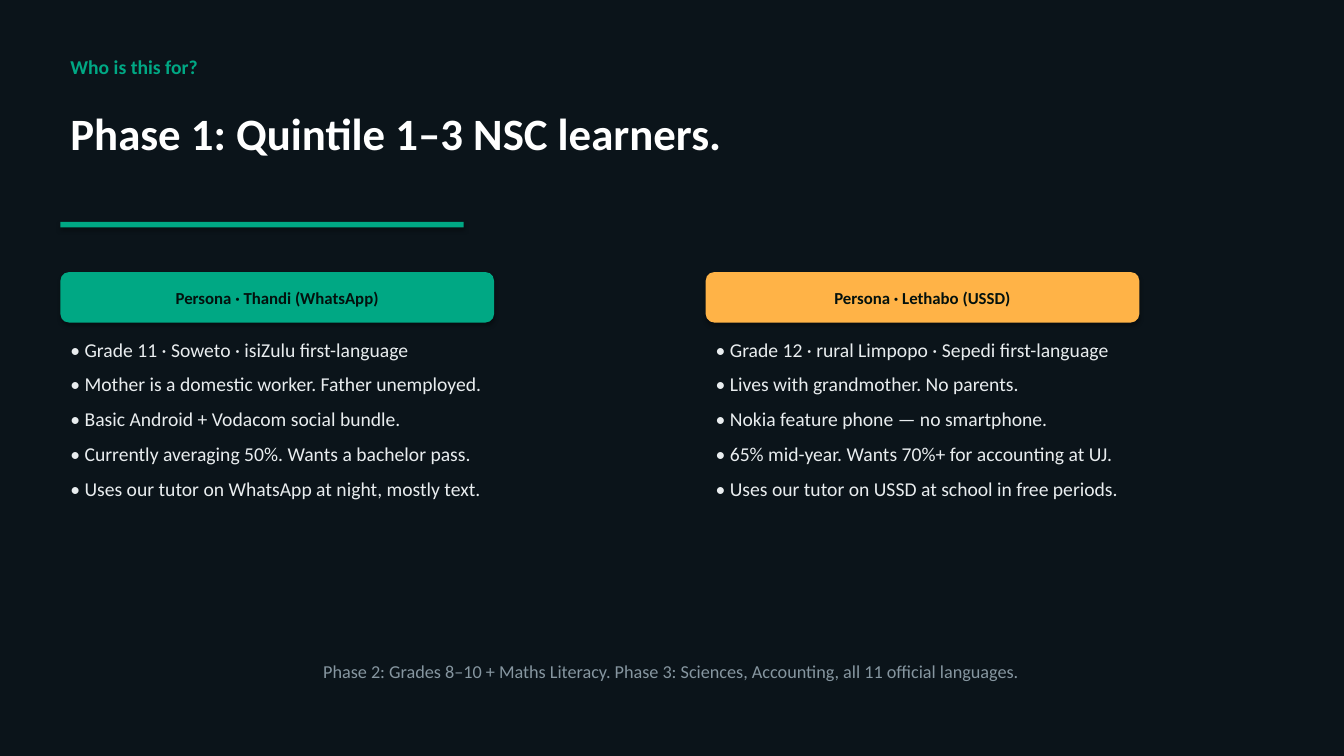
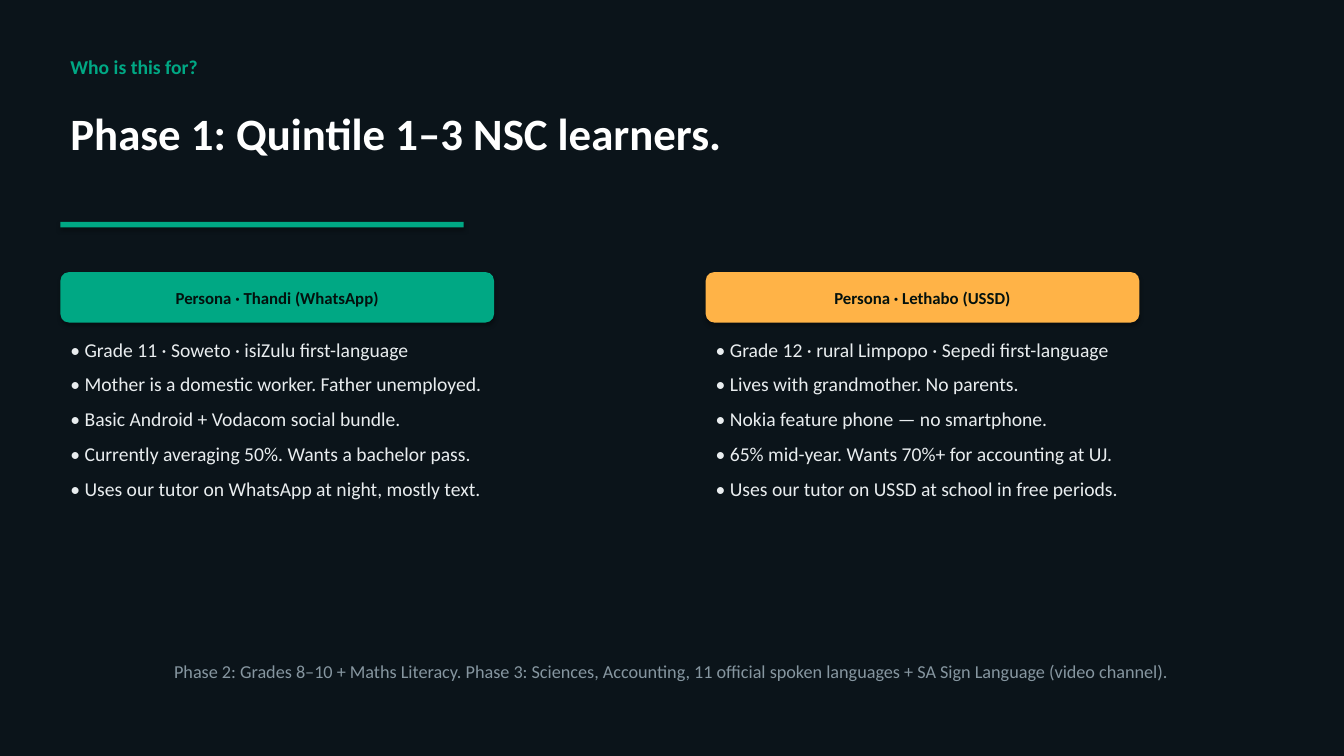
Before and after one commit to snerantie/Dell-Prototype---AI-Integration, a slide deck: slide 7 of pitch/AI_Tutor_Pitch.pptx. Drawn at 1344x756 pixels with LibreOffice and Linux fonts; fonts in the diff are those of the drawing. Boxes give left, top, right and bottom in pixels: in the first picture for what was removed or moved away, otherwise in the second. Text is boxed around its words. In the diff, an @@ line names an element or a change of style, - is before the commit and + after.

Commit message:
feat: expand i18n framework to all 11 SA official languages (4 validated + 7 first-pass) + SA Sign Language roadmap

```diff
--- a/pitch/AI_Tutor_Pitch.pptx
+++ b/pitch/AI_Tutor_Pitch.pptx
@@ text at box(174, 665, 1167, 681): text changed @@
-Phase 2: Grades 8–10 + Maths Literacy. Phase 3: Sciences, Accounting, all 11 official languages.
+Phase 2: Grades 8–10 + Maths Literacy. Phase 3: Sciences, Accounting, 11 official spoken languages + SA Sign Language (video channel).
```
Also in this commit, not shown: 3 other slides changed, 4 other files.
